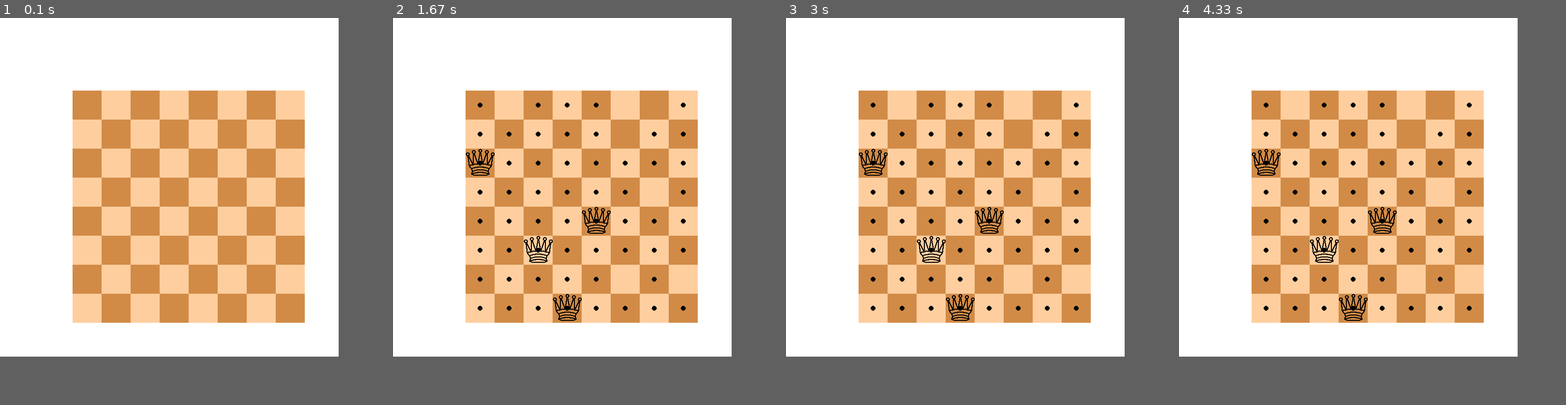
Above: before the commit, frames 1-4 (left to right).
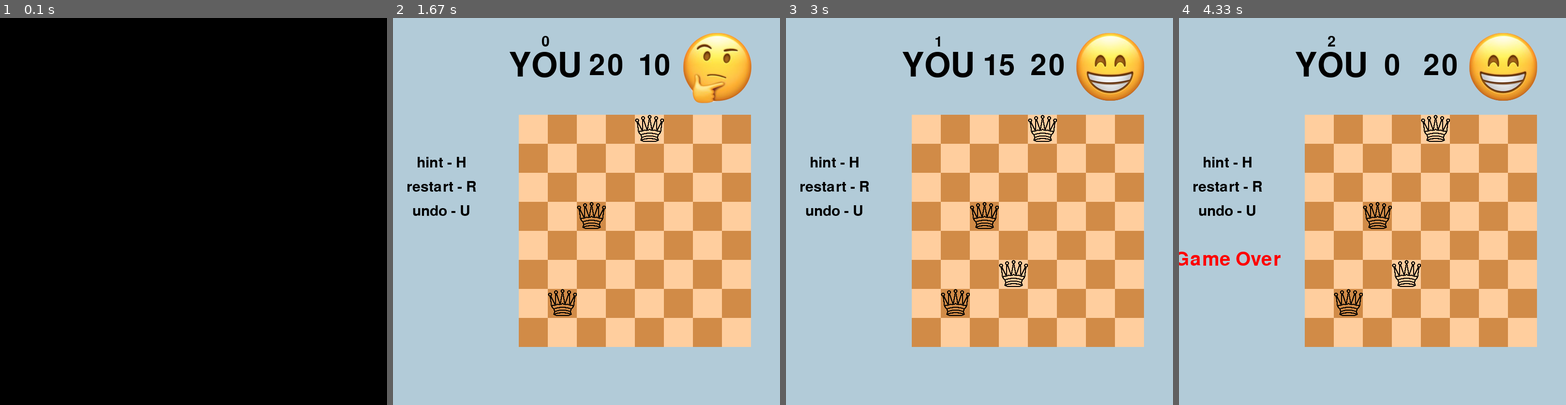
Above: after the commit, the same moments.

Repository: panta97/8queensEmoji
Game: pygame game, started from chess8queens.py
Same seed, same stepped clock (60 frames per second), same inputs: the game is played once before the commit and once after it.
Inputs (mouse positions are in pixels of both pictures, inside the frame that each line leads up to):
- Up to frame 1 (0.1 s): no input
- Up to frame 2 (1.67 s): click (586, 211) at 0.43 s; press the mouse at (586, 211) at 1.2 s; move the mouse to (578, 261) at 1.3 s; release the mouse at (567, 312) at 1.43 s; press the mouse at (586, 211) at 1.6 s
- Up to frame 3 (3 s): move the mouse to (1053, 285) at 1.7 s; release the mouse at (1126, 358) at 1.83 s; press the mouse at (925, 273) at 2.53 s; move the mouse to (940, 304) at 2.63 s; release the mouse at (952, 335) at 2.77 s
- Up to frame 4 (4.33 s): press the mouse at (1407, 188) at 3.17 s; move the mouse to (1376, 157) at 3.27 s; release the mouse at (1349, 126) at 3.4 s; press the mouse at (1407, 188) at 3.63 s; move the mouse to (1372, 250) at 3.73 s; release the mouse at (1341, 315) at 3.87 s; click (1403, 308) at 4.17 s
In our replay, the window is 700x700 before the commit and 800x800 after it. These sizes can differ from the game's own. Grey fills any space a smaller window leaves; there, only what the larger window draws over its background counts as a difference.

The runs differ from the first frame. In frame 1, 77% of the frame differs, in the area x 0-88%, y 0-88%; in frame 2, 64%; in frame 3, 64%; in frame 4, 64%.

Commit message:
timer partially added

Diff:
--- a/chess8queens.py
+++ b/chess8queens.py
@@ -2,6 +2,7 @@
 import sys
 import random
 import copy
+import time
 from itertools import *
 from pygame.locals import *  # like the std in c++
 
@@ -10,19 +11,18 @@
 
 # set up the window
 # constants
-screen = pygame.display.set_mode((700, 700))
+screen = pygame.display.set_mode((800, 800))
 squares = 8
 size = 60
 
-color1 = (209, 139, 71)
-color2 = (255, 206, 158)
+color2 = (209, 139, 71)
+color1 = (255, 206, 158)
 colorEdge = (255, 255, 255)
 
 
 # position of the board
-boardPosX = 150
-boardPosY = 150
-
+boardPosX = 260
+boardPosY = 200
 
 # window title
 pygame.display.set_caption('8 Queens')
@@ -34,10 +34,14 @@
 red = (255, 0, 0)
 green = (0, 255, 0)
 blue = (0, 0, 255)
-
+gray = (180, 180, 180)
+screenColor = (178, 203, 216)
+
+FPS = 10
+fpsClock = pygame.time.Clock()
 
 # set screen background color
-screen.fill(white)
+screen.fill(screenColor)
 
 # some basic figures
 # pygame.draw.rect(screen, black, (200, 150, 100, 50))
@@ -52,16 +56,27 @@
     helper = Helper()
     drawBoard = DrawBoard(screen, color1, color2, colorEdge)
     drawBoard.display()
-
+    displayText(screen)
     board = Board(1)
 
     boardHint = BoardHint(squares)
 
-    mousex = 0
-    mousey = 0
-    hintEnable = True
+    # mousex = 0
+    # mousey = 0
+    hintEnable = False
+    undoMoveEnable = False
+    lastPiecePlaced = None
+
+    # in order to enable the toggle hit feature i'll create the pieces variable
+    pieces = None
+
+    # this class takes care of the computer and humann scores
+    playersdetails = playersDetails()
+    humanAvailableTimePerTurn = HumanAvailableTimePerTurn(30, FPS)
 
     while True:
+        # para las teclas que seran presionadas
+        pressed = pygame.key.get_pressed()
         for event in pygame.event.get():
             if event.type == QUIT:
                 pygame.quit()
@@ -74,32 +89,121 @@
                 if boxx != None and boxy != None:
                     # if new placed piece is attacking any other queen
                     if board.isAttackingAny((boxx, boxy)):
-                        print("game over")
+
+                        playersdetails.substractPointsToHuman()
+                        playersdetails.displayGameOverIfIsThreeConsecutiveMistakes(screen)
+                        playersdetails.refreshHumanScore(screen)
+
                     else:
                         drawBoard.drawQueenAt(boxx, boxy, screen)
                         board.PlaceQueen(boxx, boxy)
                         boardHint.changeBoardHintState(boxx, boxy)
 
                         # gets you the new board
+
                         newboard = computerTurn(board)
+                        pieces = board.getPieces()
+
+                        # print(newboard)
+
+                        playersdetails.addPointsToHuman()
+                        playersdetails.resetHumanConsecutiveMistakes()
+                        playersdetails.refreshHumanScore(screen)
+
+                        # undoTextRefreshColor(screen)
+                        # pygame.draw.rect(screen, screenColor, (30, 380, 140, 50))
+                        # text = Text(black, 30)
+                        # text.display(screen, 100, 400, "undo - U")
 
                         if newboard is None:
                             print("You Win")
 
+                            playersdetails.displayGameEnding(screen)
+
                         else:
 
                             newQueenPosition = boardDistinc(board.getBoard(), newboard)
+                            # el boardDistinc te devuelve la posicion donde se pueso la nueva pieza
                             boxx, boxy = newQueenPosition
 
+                            displayEmoji(screen, "thinking")
                             drawBoard.drawQueenAt(boxx, boxy, screen)
+                            displayEmoji(screen, "smiling")
+
                             board.PlaceQueen(boxx, boxy)
                             boardHint.changeBoardHintState(boxx, boxy)
 
-                            print(newQueenPosition)
-
+                            pieces = board.getPieces()
+                            print(pieces)
+                            # print(newQueenPosition)
+
+                            lastPiecePlaced = (boxx, boxy)
+
+                            # para deshacer la jugada una vez por turno
+                            if undoMoveEnable is False:
+                                undoMoveEnable = True
+
+                            playersdetails.addPointsToComputer()
+                            playersdetails.refreshComputerScore(screen)
+
+                # necesitas este hint tambien para mostraar las pistas despues de volverlas a activarlas
                 if hintEnable == True:
                     boardHint.drawHints(screen)
 
+            # TOGGLE HINT
+            if pressed[pygame.K_h]:
+                hintEnable = toggleVal(hintEnable)
+                if hintEnable == True:
+                    boardHint.drawHints(screen)
+                else:
+
+                    if pieces is None:
+                        continue
+                    drawBoard.display()
+                    # pieces significa la posiciones donde estan las reynas
+                    for piece in (pieces):
+                        drawBoard.drawQueenAt(piece[0], piece[1], screen)
+                        # print(piece[0])
+
+            # RESTART GAME
+            if pressed[pygame.K_r]:
+                # print("you have to restart the game")
+                # print(board)
+                board.restarBoard()
+                boardHint.restart()
+                pieces = None
+
+                # print(board)
+                playersdetails.resetScores()
+                playersdetails.refreshHumanScore(screen)
+                playersdetails.refreshComputerScore(screen)
+                drawBoard.display()
+
+            # UNDO MOVE'S OPPONENT
+            if pressed[pygame.K_u]:
+
+                if undoMoveEnable:
+                    board.RemoveQueen(lastPiecePlaced[0], lastPiecePlaced[1])
+
+                    print(board.pieces)
+                    print(lastPiecePlaced[0], lastPiecePlaced[1])
+
+                    drawBoard.display()
+                    for piece in (board.pieces):
+                        drawBoard.drawQueenAt(piece[0], piece[1], screen)
+
+                    pygame.draw.rect(screen, screenColor, (30, 380, 140, 50))
+                    text = Text(gray, 30)
+                    text.display(screen, 100, 400, "undo - U")
+
+                    undoMoveEnable = toggleVal(undoMoveEnable)
+
+                # print(pieces)
+                # print(board.pieces)
+
+        humanAvailableTimePerTurn.decreaseNumbHelper()
+        humanAvailableTimePerTurn.displayTime(screen, screenColor)
+        fpsClock.tick(FPS)
         pygame.display.update()
 
 
@@ -208,6 +312,14 @@
     def getBoard(self):
         return self.board
 
+    def getPieces(self):
+        return self.pieces
+
+    def restarBoard(self):
+
+        self.board = [[None for i in range(8)] for i in range(8)]
+        self.pieces = set()
+
 
 def NQueens(board, n):
     if n == 0:
@@ -235,10 +347,11 @@
 
 def computerTurn(board):
     solutions = NQueens(board, 1)
+    # print(len(solutions))
     numberOfSolutions = len(solutions) - 1
 
     # in case there are no longer solutions
-    if numberOfSolutions <= 0:
+    if numberOfSolutions < 0:
         return None
 
     randomSolutionIndex = random.randint(0, numberOfSolutions)
@@ -281,13 +394,13 @@
             x = x + 1
             y = y - 1
 
-        print(listOfTuples)
+        # print(listOfTuples)
         return listOfTuples[::-1]
         # return listOfTuples
 
     def changeBoardHintState(self, boxx, boxy):
 
-        print(boxx, boxy, squares)
+        # print(boxx, boxy, squares)
         diagonalListRight = self.getDiagonalPointsRight(boxx, boxy)
         diagonalListLeft = self.getDiagonalPointsLeft(boxx, boxy)
 
@@ -313,12 +426,144 @@
     def drawHints(self, screen):
 
         offset = 30
-
         for i in range(squares):
             for j in range(squares):
                 if self.boardHint[i][j] == True:
                     pygame.draw.circle(screen, (0, 0, 0), (boardPosX + offset + i * size, boardPosY + offset + j * size), 5)
 
+    def restart(self):
+        self.boardHint = []
+        for i in range(squares):
+            self.boardHint.append([False] * squares)
+
+
+class Text(object):
+    def __init__(self, color, fontSize):
+        self.color = color
+        self.fontSize = fontSize
+
+    def display(self, screen, x, y, text):
+        fontObj = pygame.font.Font('freesansbold.ttf', self.fontSize)
+        textSurfaceObj = fontObj.render(text, True, self.color)
+        textRectObj = textSurfaceObj.get_rect()
+        textRectObj.center = (x, y)
+        screen.blit(textSurfaceObj, textRectObj)  # this part is important
+
+
+def displayText(screen):
+    text = Text(black, 30)
+    text.display(screen, 100, 300, "hint - H")
+    text.display(screen, 100, 350, "restart - R")
+    text.display(screen, 100, 400, "undo - U")
+
+    # YOU
+    textHuman = Text(black, 70)
+    textHuman.display(screen, 315, 100, "YOU")
+
+
+def displayEmoji(screen, state):
+    thinkingEmoji = pygame.image.load("thinking.png")
+    happyEmoji = pygame.image.load("happy.png")
+
+    if state is "thinking":
+        screen.blit(thinkingEmoji, (600, 30))
+        pygame.display.update()
+        pygame.time.wait(1000)
+    elif state is "smiling":
+        pygame.draw.rect(screen, screenColor, (600, 30, 200, 150))
+        screen.blit(happyEmoji, (600, 30))
+
+
+# def gameStates(board):
+
+def toggleVal(value):
+    if value is True:
+        return False
+    else:
+        return True
+
+# last implementations
+
+
+class playersDetails():
+    def __init__(self):
+        self.humanScore = 0
+        self.computerScore = 0
+        self.humanConsecutiveMistakes = 0
+        self.numberOfQueens = 0
+
+    def addPointsToHuman(self):
+        self.humanScore += 10
+
+    def addPointsToComputer(self):
+        self.computerScore += 10
+
+    def substractPointsToHuman(self):
+        self.humanScore -= 5
+        self.humanConsecutiveMistakes += 1
+
+    def resetHumanConsecutiveMistakes(self):
+        self.humanConsecutiveMistakes = 0
+
+    def resetScores(self):
+        self.humanScore = 0
+        self.computerScore = 0
+
+    def refreshHumanScore(self, screen):
+        positionX = 440
+        positionY = 100
+
+        text = Text(black, 60)
+        pygame.draw.rect(screen, screenColor, (positionX - 40, positionY - 40, 80, 80))
+        text.display(screen, positionX, positionY, str(self.humanScore))
+        pygame.display.update()
+
+    def refreshComputerScore(self, screen):
+        positionX = 540
+        positionY = 100
+
+        text = Text(black, 60)
+        pygame.draw.rect(screen, screenColor, (positionX - 40, positionY - 40, 80, 80))
+        text.display(screen, positionX, positionY, str(self.computerScore))
+        pygame.display.update()
+
+    def displayGameOverIfIsThreeConsecutiveMistakes(self, screen):
+        if self.humanConsecutiveMistakes == 3:
+            text = Text(red, 40)
+            text.display(screen, 100, 500, "Game Over")
+
+    def displayGameEnding(self, screen):
+        if self.humanScore < self.computerScore:
+            text = Text(red, 40)
+            text.display(screen, 100, 500, "Game Over")
+        elif self.humanScore > self.computerScore:
+            text = Text(blue, 40)
+            text.display(screen, 100, 500, "You won")
+        elif self.humanScore == self.computerScore:
+            text = Text(green, 40)
+            text.display(screen, 100, 500, "Draw")
+
+
+class HumanAvailableTimePerTurn():
+    def __init__(self, maximumTime, fps):
+        self.fps = fps
+        self.maximumTime = maximumTime
+        self.numbHelper = maximumTime * fps
+        self.numbToDisplay = 0
+
+    def decreaseNumbHelper(self):
+        self.numbHelper -= 1
+
+    def displayTime(self, screen, screenColor):
+        pygame.draw.rect(screen, screenColor, (265, 15, 100, 50))
+        text = Text(black, 30)
+        text.display(screen, 315, 50, str(self.numbToDisplay))
+
+        if self.numbHelper == 0:
+            self.numbHelper = self.fps * self.maximumTime
+        elif self.numbHelper % self.fps == 0:
+            self.numbToDisplay += 1
+
 
 if __name__ == '__main__':
     main()
Binary file removed: happy.jpg
Binary file added: happy.png
Binary file removed: thinking.jpg
Binary file added: thinking.png
Not shown, added: thinking.jpeg.sb-7fe21500-vwodE7
